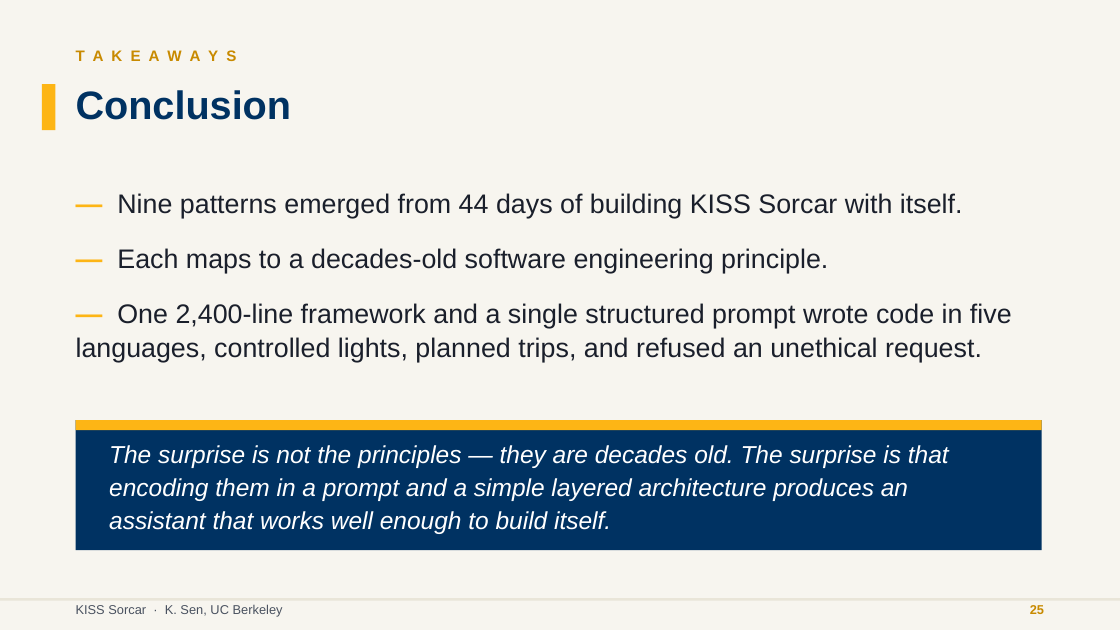
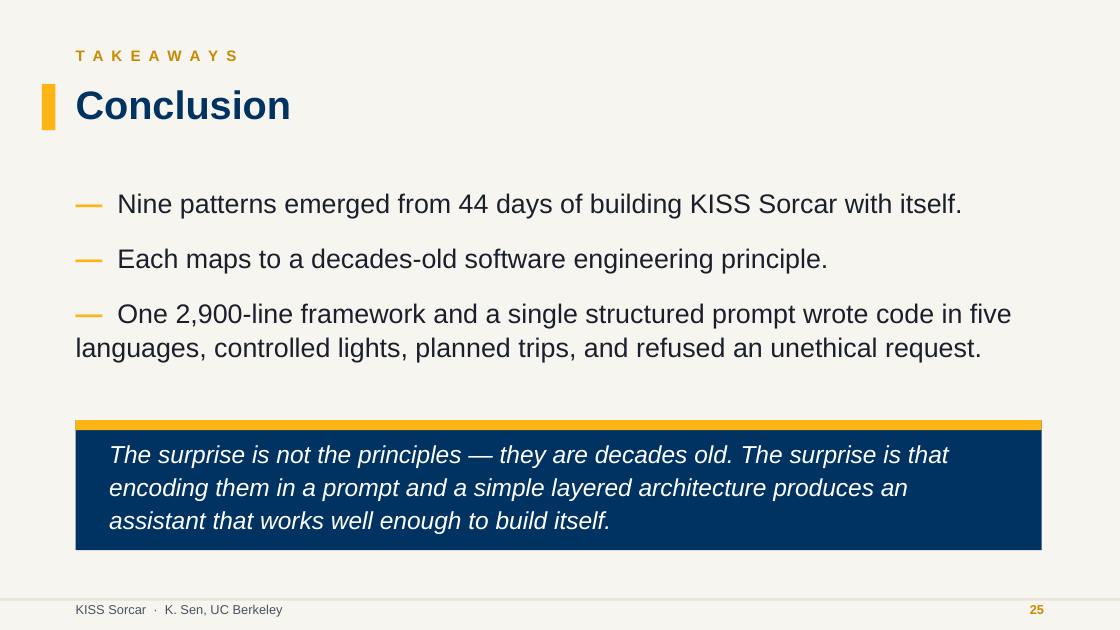
Before and after one commit to ksenxx/kiss_ai, a slide deck: slide 30 of papers/sekisssorcar/se_kiss_sorcar_slides.pptx (slide 37 before the commit). Drawn at 1120x630 pixels with LibreOffice and Linux fonts; fonts in the diff are those of the drawing. Boxes give left, top, right and bottom in pixels: in the first picture for what was removed or moved away, otherwise in the second. Text is boxed around its words. In the diff, an @@ line names an element or a change of style, - is before the commit and + after.

```diff
--- a/papers/sekisssorcar/se_kiss_sorcar_slides.pptx
+++ b/papers/sekisssorcar/se_kiss_sorcar_slides.pptx
@@ text at <box>76,303,1012,363</box>: text changed @@
-— One 2,400-line framework and a single structured prompt wrote code in five languages, controlled lights, planned trips, and refused an unethical request.
+— One 2,900-line framework and a single structured prompt wrote code in five languages, controlled lights, planned trips, and refused an unethical request.
```
Also in this commit, not shown: 6 other slides changed, 1 slide added, 8 slides removed.
